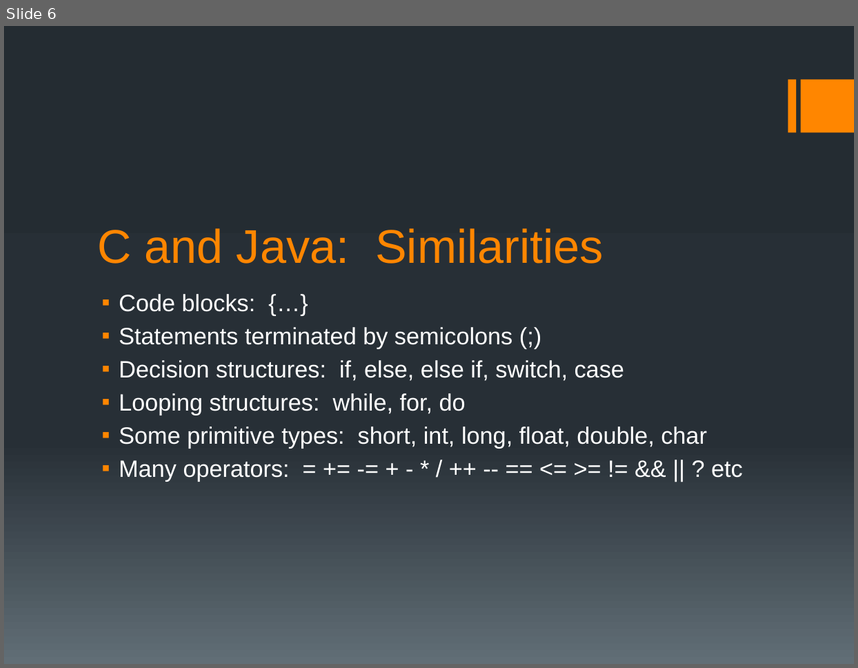
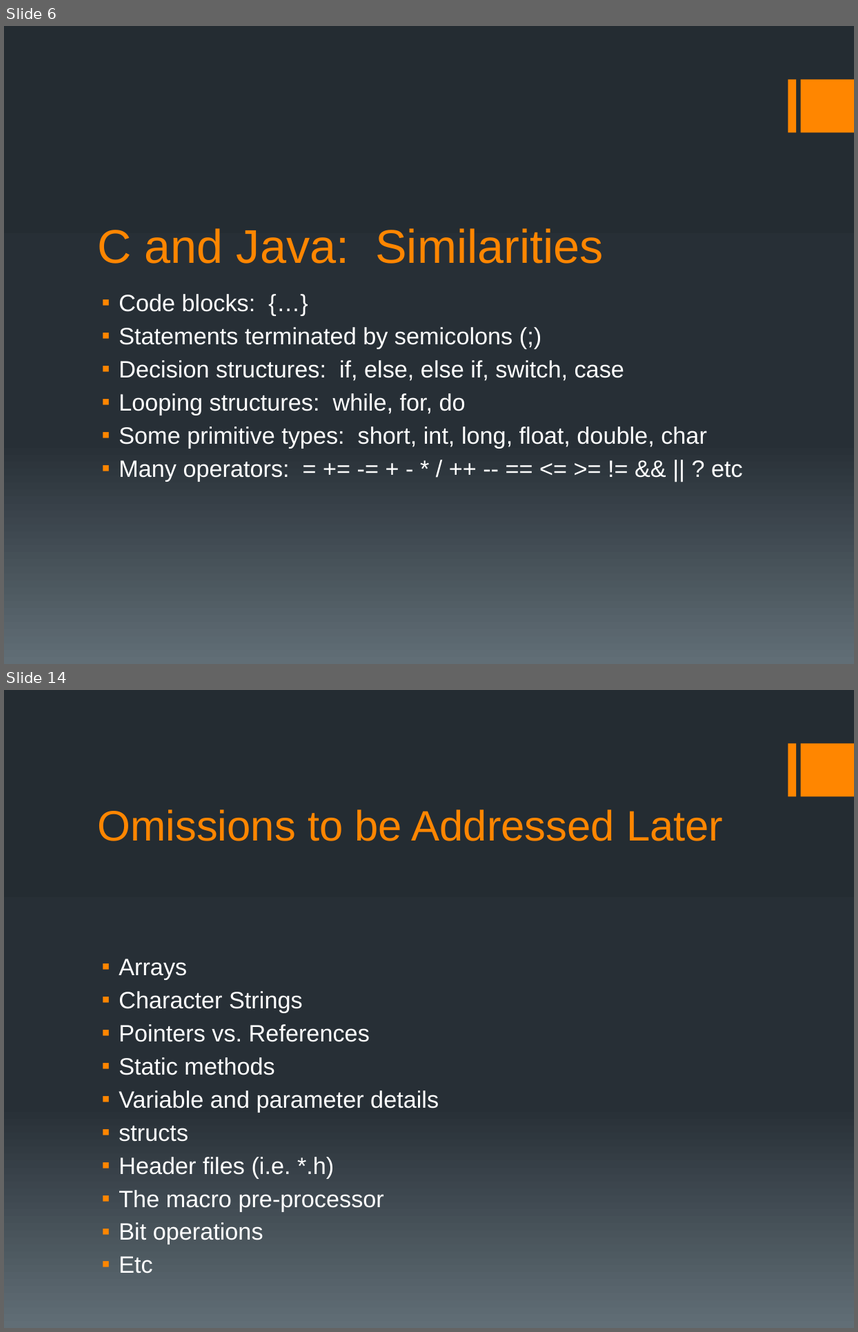
Before and after one commit to BoiseState/CS253-resources, a slide deck: slides/JRC/CS253L01.pptx. Shown one above the other, each under a label of ours: slide 6 before the commit, slides 6 and 14 after it; the slides between them are not shown. The pictures are 858x668 and 858x1332 pixels, drawn with LibreOffice and Linux fonts; fonts in the diff are those of the drawing. Boxes give left, top, right and bottom in pixels: in the first picture for what was removed or moved away, otherwise in the second. Text is boxed around its words. In the diff, an @@ line names an element or a change of style, - is before the commit and + after.

```diff
--- a/slides/JRC/CS253L01.pptx
+++ b/slides/JRC/CS253L01.pptx
@@ slide 14 added at [4,690,854,1328], background gradient #242C33 to #273037 to #636D76; not listed: 2 template elements that a slide beside it also shows @@
@@ title added at [98,809,723,841], 36 pt, text #FF8600 @@
+Omissions to be Addressed Later
@@ text added at [119,958,439,1273], 20 pt, text #FFFFFF @@
+▪ Arrays
+▪ Character Strings
+▪ Pointers vs. References
+▪ Static methods
+▪ Variable and parameter details
+▪ structs
+▪ Header files (i.e. *.h)
+▪ The macro pre-processor
+▪ Bit operations
+▪ Etc
```
Also in this commit, not shown: 6 slides changed, 5 other slides added.
